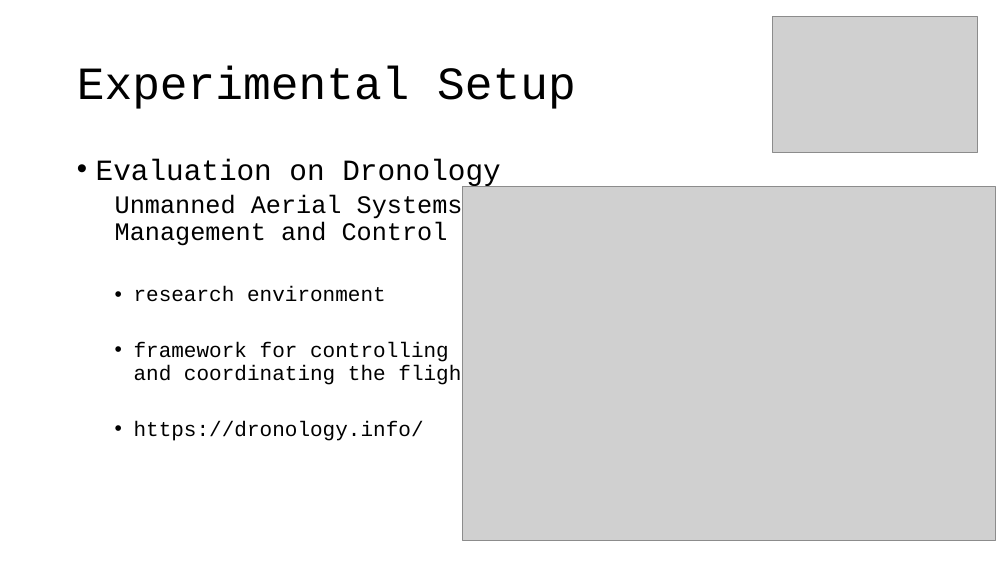
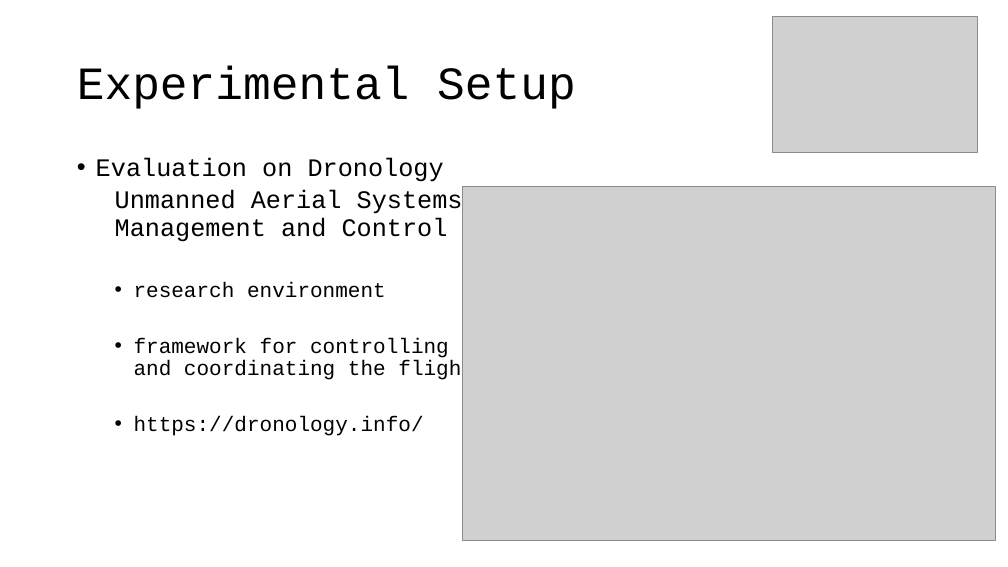
Before and after one commit to as-cal8/RBST-prompt-engineering, a slide deck: slide 5 of presentation/RBST_prompt-eng [Autosaved].pptx (slide 6 before the commit). Drawn at 1008x567 pixels with LibreOffice and Linux fonts; fonts in the diff are those of the drawing; grey boxes stand for pictures. Boxes give left, top, right and bottom in pixels: in the first picture for what was removed or moved away, otherwise in the second. Text is boxed around its words. In the diff, an @@ line names an element or a change of style, - is before the commit and + after.

```diff
--- a/presentation/RBST_prompt-eng [Autosaved].pptx
+++ b/presentation/RBST_prompt-eng [Autosaved].pptx
@@ text at (x1=96, y1=158, x2=444, y2=182): size 28 to 24 pt in "Evaluation on Dronology" @@
```
Also in this commit, not shown: 4 other slides changed, 5 slides added, 2 slides removed, 10 other files.
